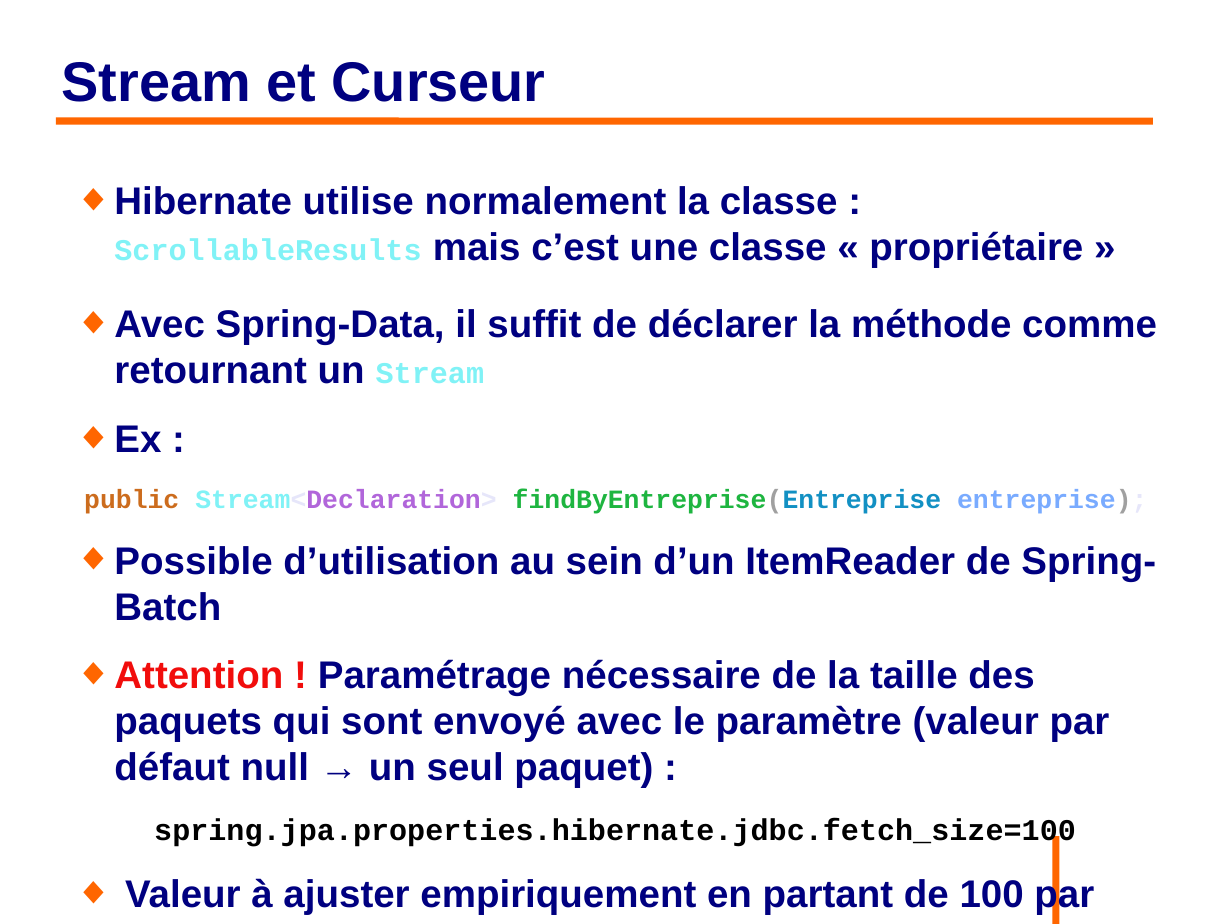
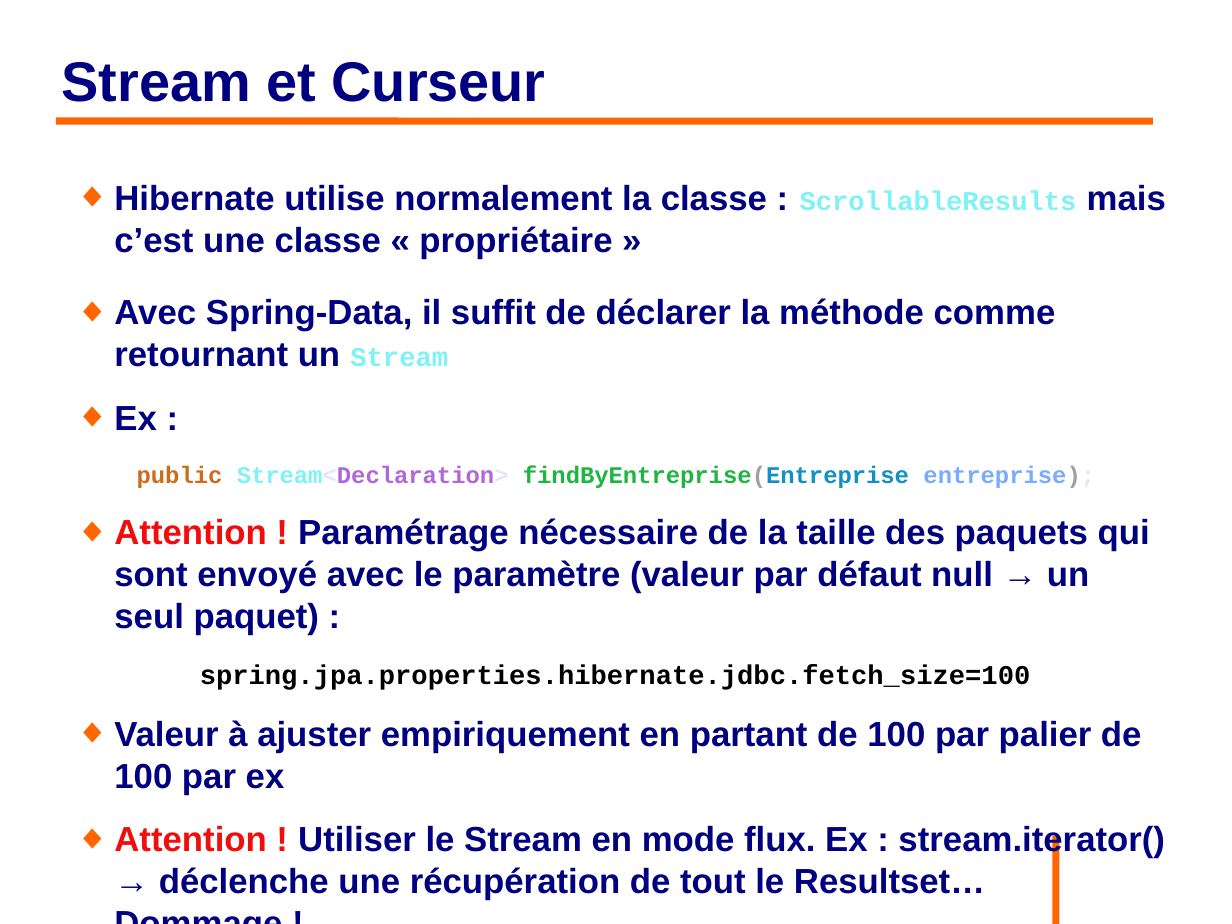
Before and after one commit to philphils/formation-hibernate-avancee, a slide deck: slide 39 of Documentation/diapo_formation_hibernate_avancee.odp (slide 38 before the commit). Drawn at 1232x924 pixels with LibreOffice and Linux fonts; fonts in the diff are those of the drawing; background and template pictures are left out. Boxes give left, top, right and bottom in pixels: in the first picture for what was removed or moved away, otherwise in the second. Text is boxed around its words. In the diff, an @@ line names an element or a change of style, - is before the commit and + after.

Commit message:
Ajout diapo Stream et Spring-Batch

```diff
--- a/Documentation/diapo_formation_hibernate_avancee.odp
+++ b/Documentation/diapo_formation_hibernate_avancee.odp
@@ text at box(114, 184, 1166, 795): size 24.8 to 22.4 pt in "Hibernate utilise normalement la classe : mais ...", "Avec Spring-Data, il suffit de déclarer la ...", "Ex :", "Attention ! Paramétrage nécessaire de la taille ..." and 1 more places; size 19.4 to 17.5 pt in "ScrollableResults", "Stream", "spring.jpa.properties.hibernate.jdbc.fetch_size=100"; size 17.1 to 15.4 pt in "public Stream<Declaration> findByEntreprise(Entreprise entre ..." @@
@@ text at box(114, 546, 1156, 621): paragraph removed @@
-◆ Possible d’utilisation au sein d’un ItemReader de Spring-Batch
@@ text at box(114, 825, 1165, 900): paragraph added @@
+◆ Attention ! Utiliser le Stream en mode flux. Ex : stream.iterator() → déclenche une récupération de tout le Resultset… Dommage !
```
Also in this commit, not shown: 2 slides added.
